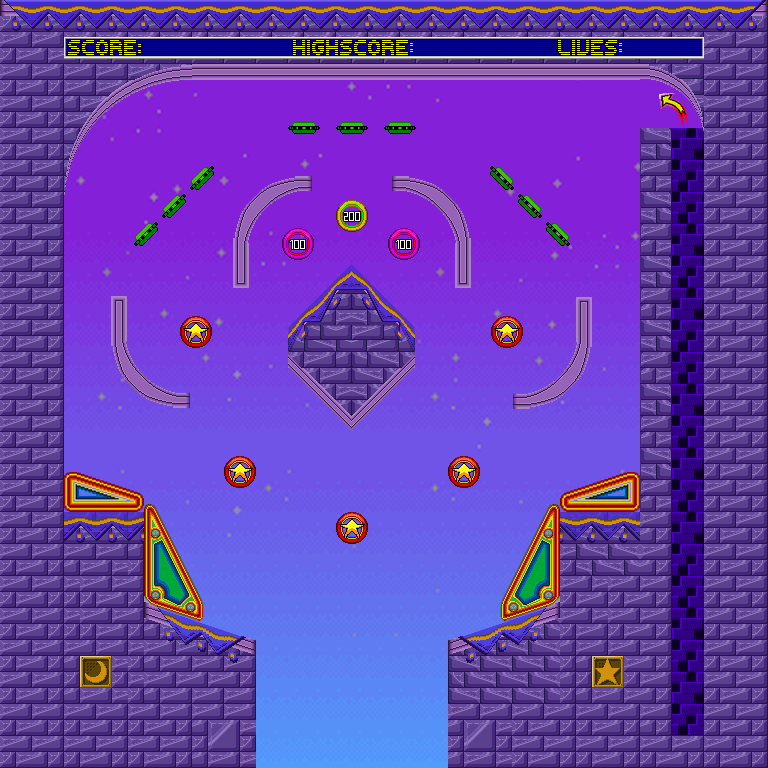
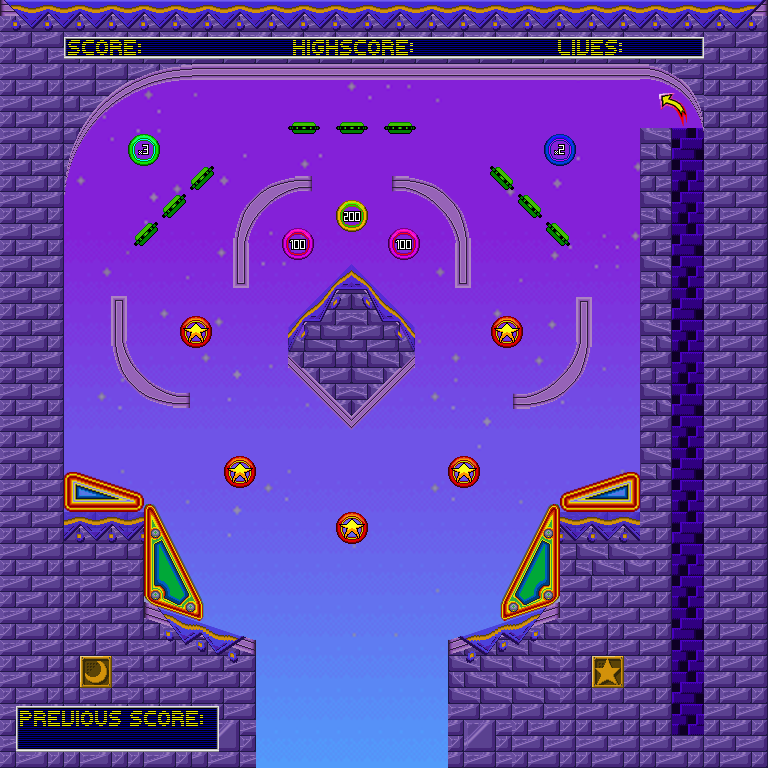
Revision of a layered 768 × 768 image; what changed, layer by layer:
added layer "x3" above "x2" over [128, 134, 160, 166]
added layer "x2" above "Capa 3" over [544, 134, 576, 166]
added layer "Capa 71" above "Capa 70" over [20, 710, 32, 727]
added layer "Capa 70" above "Capa 73" over [200, 715, 203, 724]
added layer "Capa 73" above "Capa 69" over [48, 710, 60, 727]
added layer "Capa 69" above "Capa 72" over [186, 710, 198, 727]
added layer "Capa 72" above "Capa 68" over [34, 710, 46, 727]
added layer "Capa 68" above "Capa 77" over [172, 710, 184, 727]
added layer "Capa 77" above "Capa 76" over [95, 710, 107, 727]
added layer "Capa 76" above "Capa 67" over [81, 710, 93, 727]
added layer "Capa 67" above "Capa 66" over [158, 710, 170, 727]
added layer "Capa 66" above "Capa 78" over [144, 710, 156, 727]
added layer "Capa 78" above "Capa 65" over [109, 710, 121, 727]
added layer "Capa 65" above "Capa 59" over [130, 710, 142, 727]
added layer "Capa 74" above "Capa 56" over [62, 710, 74, 727]
added layer "Capa 75" above "Capa 38" over [76, 710, 79, 727]
added layer "Capa 80" above "Capa 26" over [16, 706, 219, 752]
